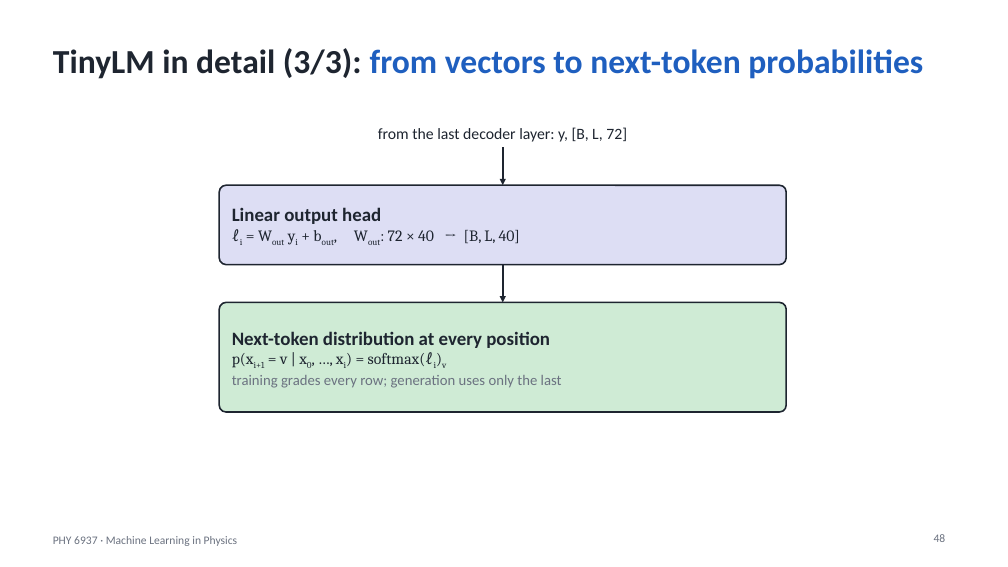
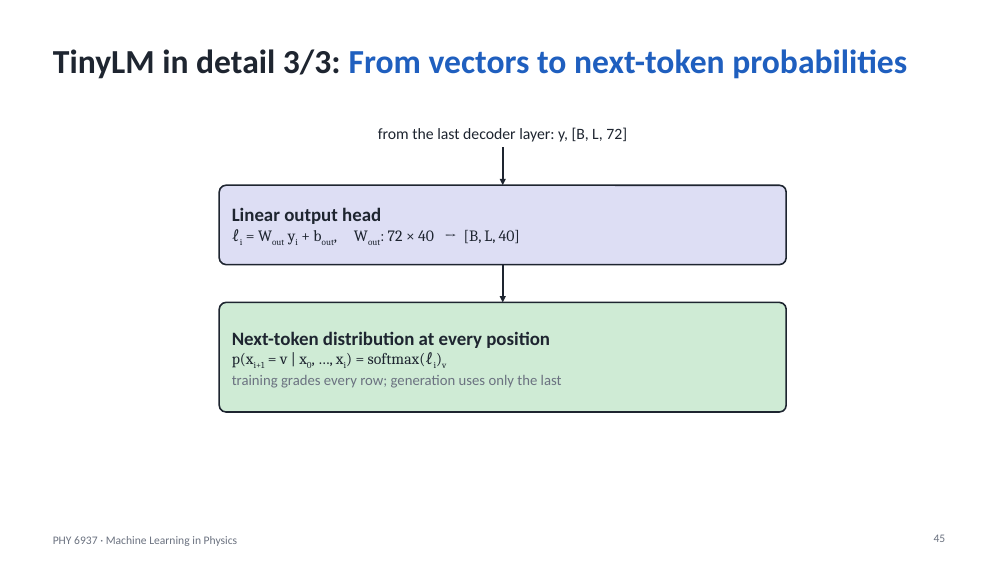
Before and after one commit to hbprosper/mlinphysics, a slide deck: slide 45 of Lectures/08.Transformers/Lecture_TNN.pptx (slide 48 before the commit). Drawn at 1008x567 pixels with LibreOffice and Linux fonts; fonts in the diff are those of the drawing. Boxes give left, top, right and bottom in pixels: in the first picture for what was removed or moved away, otherwise in the second. Text is boxed around its words. In the diff, an @@ line names an element or a change of style, - is before the commit and + after.

```diff
--- a/Lectures/08.Transformers/Lecture_TNN.pptx
+++ b/Lectures/08.Transformers/Lecture_TNN.pptx
@@ title at <box>53,49,907,79</box>: text changed @@
-TinyLM in detail (3/3): from vectors to next-token probabilities
+TinyLM in detail 3/3: From vectors to next-token probabilities
@@ page number at <box>934,534,946,542</box>: text changed @@
-48
+45
```
Also in this commit, not shown: 8 other slides changed, 2 slides added, 4 slides removed, 1 other file.
